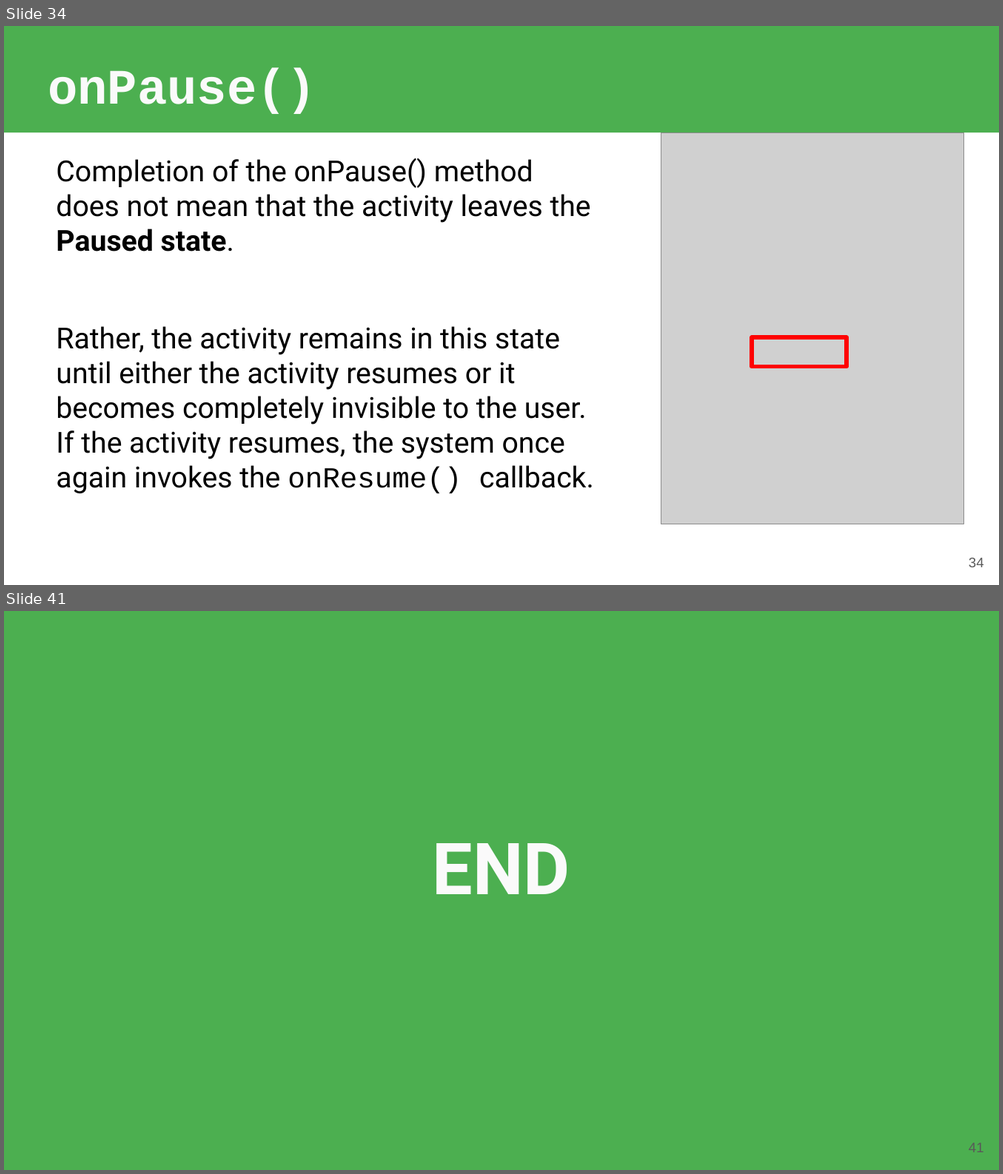
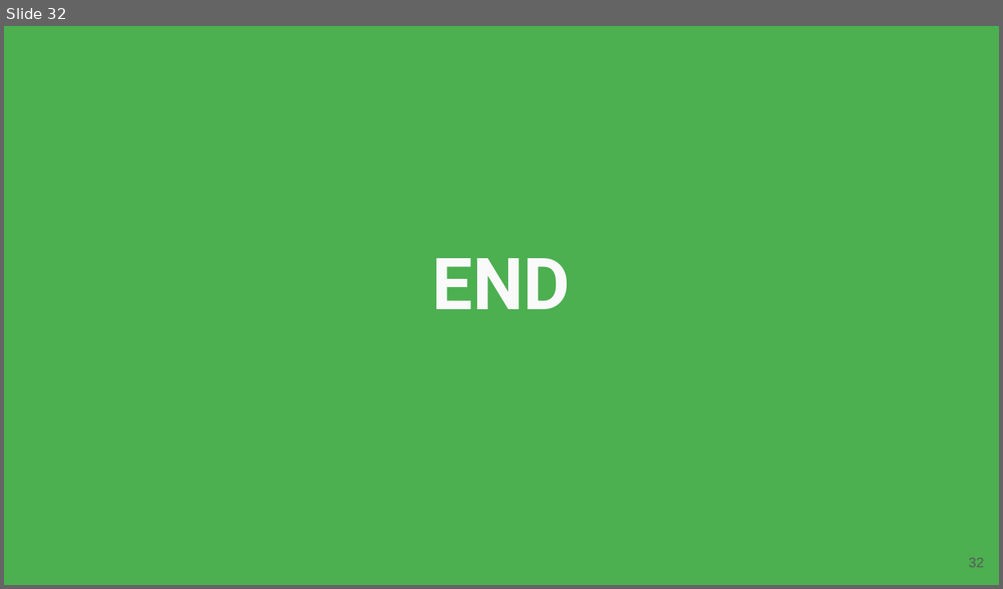
Before and after one commit to robitussin/CTAPDEVL, a slide deck: 3 - User Interface/Layout.pptx. Shown one above the other, each under a label of ours: slides 34 and 41 before the commit, slide 32 after it; the slides between them are not shown. The pictures are 1003x1174 and 1003x589 pixels, drawn with LibreOffice and Linux fonts; fonts in the diff are those of the drawing; grey boxes stand for pictures; background and template pictures are left out. Boxes give left, top, right and bottom in pixels: in the first picture for what was removed or moved away, otherwise in the second. Text is boxed around its words. In the diff, an @@ line names an element or a change of style, - is before the commit and + after.

```diff
--- a/3 - User Interface/Layout.pptx
+++ b/3 - User Interface/Layout.pptx
@@ slide 34 removed at (4,26,999,585), background #FFFFFF @@
@@ rectangle removed at (4,26,999,133) @@
@@ title removed at (48,68,316,114) @@
-onPause()
@@ picture removed at (660,133,964,526) @@
@@ text removed at (56,158,594,494) @@
-Completion of the onPause() method does not mean that the activity leaves the Paused state.
-Rather, the activity remains in this state until either the activity resumes or it becomes completely invisible to the user. If the activity resumes, the system once again invokes the onResume() callback.
@@ rectangle removed at (751,338,845,366) @@
@@ page number removed at (968,558,984,568) @@
-34
@@ what was slide 41 is now slide 32 @@
@@ page number at (968,558,984,568): text changed @@
-41
+32
```
Also in this commit, not shown: 3 slides changed, 28 slides added, 36 other slides removed.
